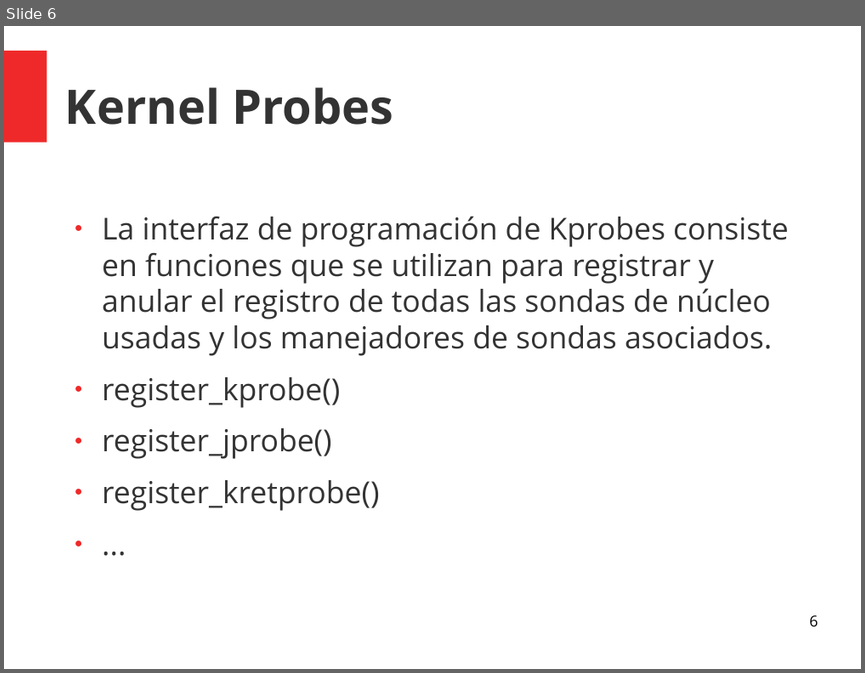
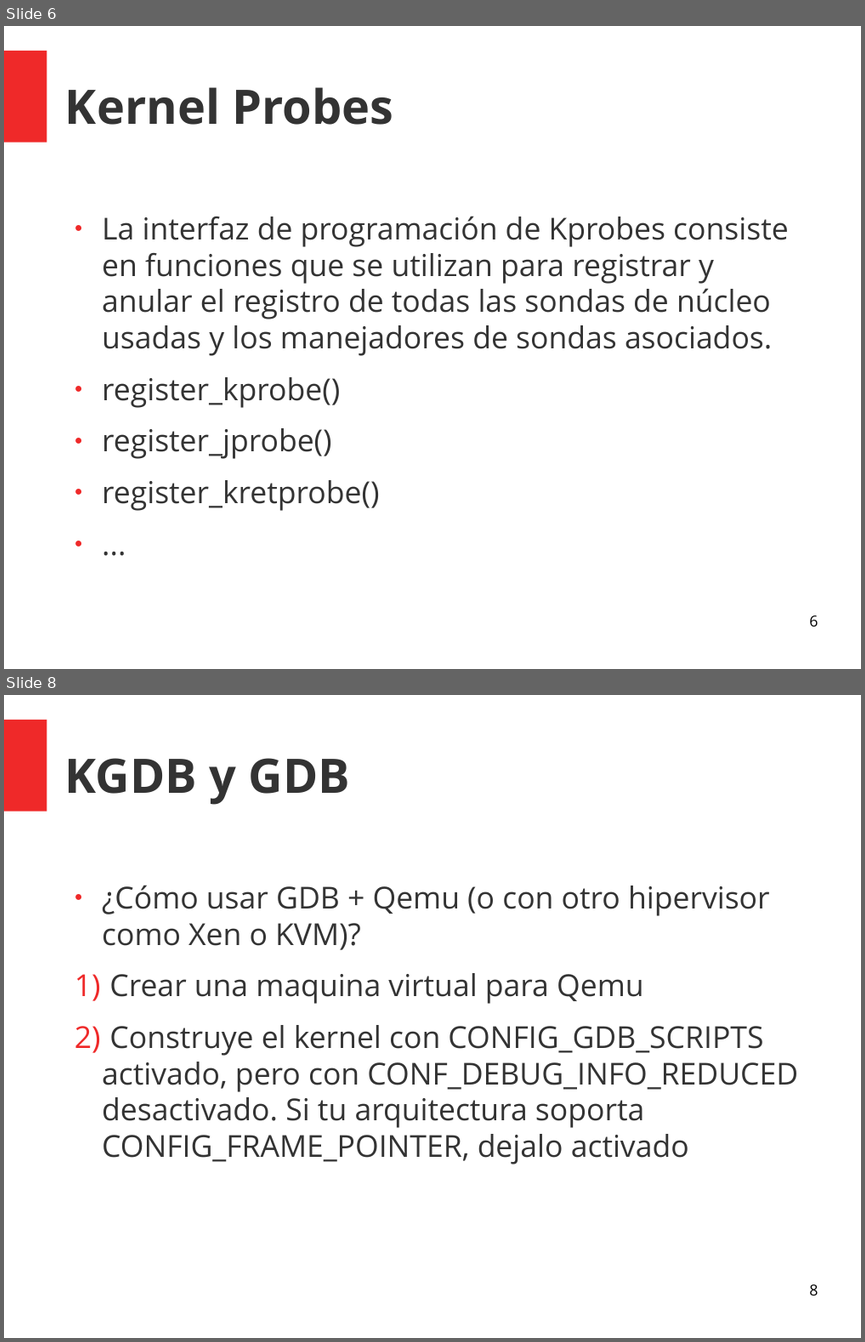
Before and after one commit to ancral/Linux_UCM, a slide deck: presentacionLinux.odp. Shown one above the other, each under a label of ours: slide 6 before the commit, slides 6 and 8 after it; the slides between them are not shown. The pictures are 865x673 and 865x1342 pixels, drawn with LibreOffice and Linux fonts; fonts in the diff are those of the drawing. Boxes give left, top, right and bottom in pixels: in the first picture for what was removed or moved away, otherwise in the second. Text is boxed around its words. In the diff, an @@ line names an element or a change of style, - is before the commit and + after.

Commit message:
Presentacion0.5

```diff
--- a/presentacionLinux.odp
+++ b/presentacionLinux.odp
@@ slide 8 added at <box>4,695,861,1338</box>, background #FFFFFF; not listed: 1 template element that a slide beside it also shows @@
@@ title added at <box>65,758,350,805</box>, 44 pt, text #333333, bold @@
+KGDB y GDB
@@ text added at <box>102,885,798,1164</box>, 28 pt, text #333333 @@
+● ¿Cómo usar GDB + Qemu (o con otro hipervisor como Xen o KVM)?
+1) Crear una maquina virtual para Qemu
+2) Construye el kernel con CONFIG_GDB_SCRIPTS activado, pero con CONF_DEBUG_INFO_REDUCED desactivado. Si tu arquitectura soporta CONFIG_FRAME_POINTER, dejalo activado
@@ page number added at <box>809,1284,817,1295</box>, 14 pt, text #000000 @@
+8
```
Also in this commit, not shown: 2 slides changed, 1 other slide added.
